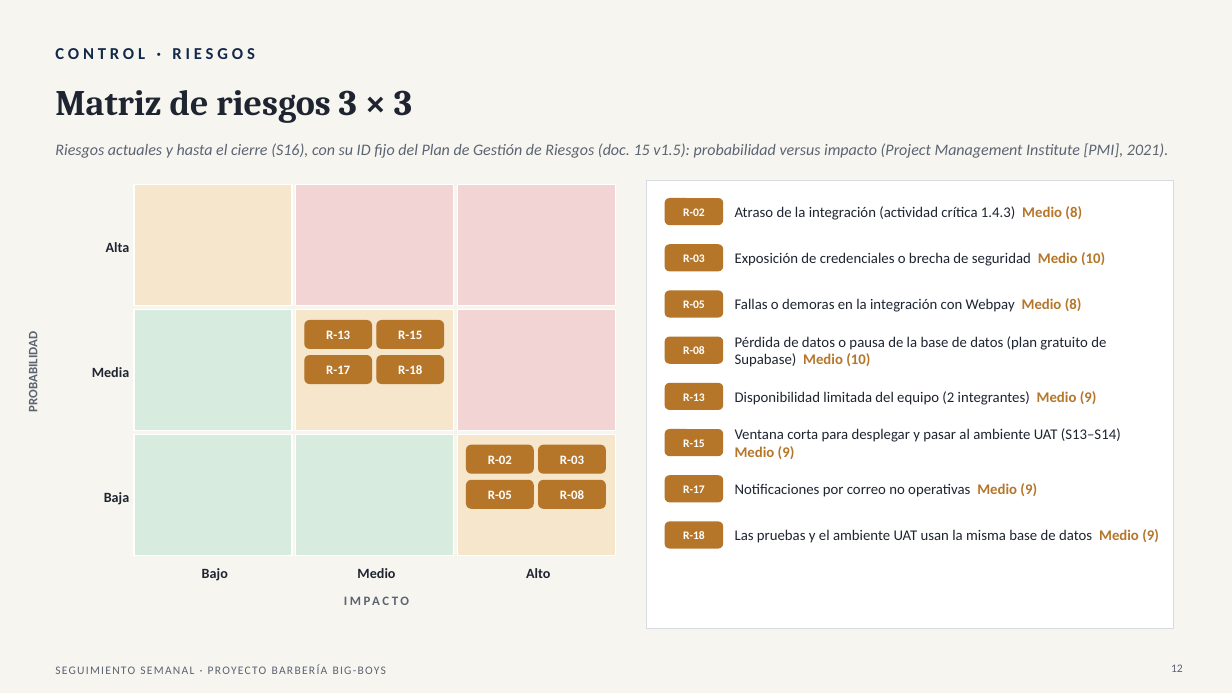
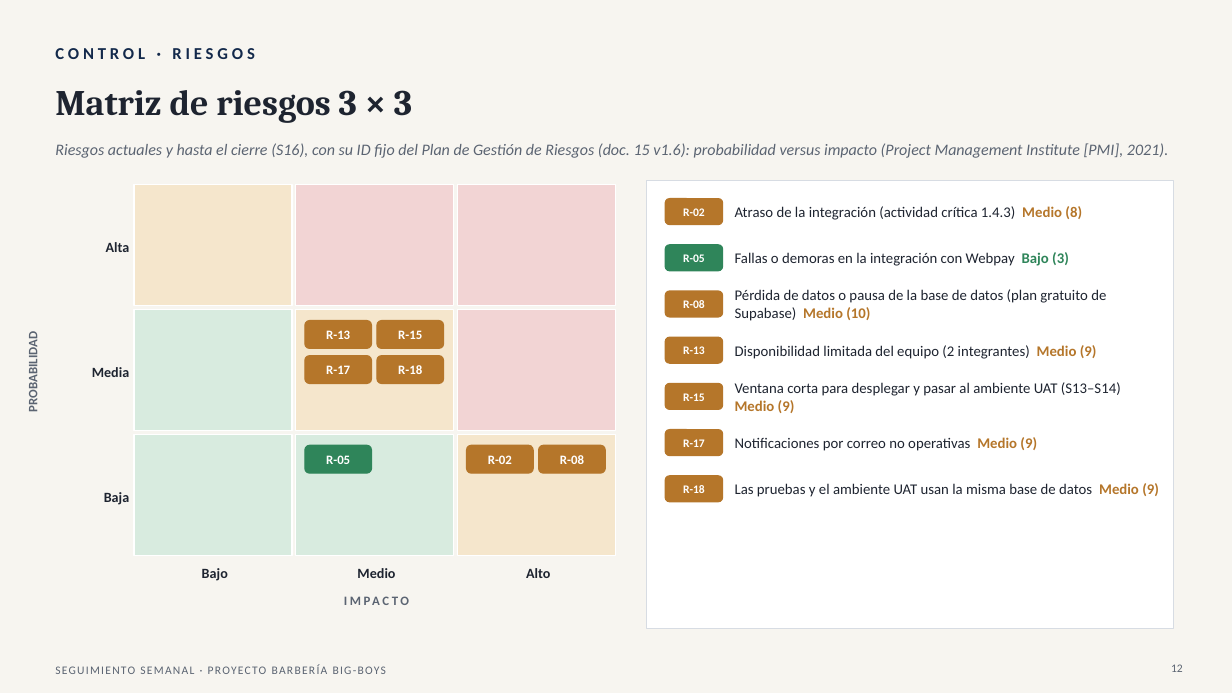
Before and after one commit to Yerko-Rosales/Proyecto_Barberia, a slide deck: slide 12 of Fase 2/Seguimiento semanal/Seguimiento_Roadmap_Proyecto_Barberia_06-11.pptx. Drawn at 1232x693 pixels with LibreOffice and Linux fonts; fonts in the diff are those of the drawing. Boxes give left, top, right and bottom in pixels: in the first picture for what was removed or moved away, otherwise in the second. Text is boxed around its words. In the diff, an @@ line names an element or a change of style, - is before the commit and + after.

Commit message:
Seguimiento 06-11: ajustes al roadmap, avance, prototipo y riesgos
- PPT 06-11 (mismo archivo): informe en curso en S13 (lámina 3), S11 cumplida (lámina 5), capturas del prototipo al 06-11 (lámina 9), R-03 cerrado y R-05 en nivel bajo (láminas 12 y 13).
- Doc. 15 v1.6: R-03 cerrado y R-05 baja a Bajo (P = 1, I = 3); 18 riesgos, 15 activos. Doc. 00 y README al día.
- App: el inicio muestra las 3 sucursales reales en vez de datos de ejemplo (10/10 pruebas).

```diff
--- a/Fase 2/Seguimiento semanal/Seguimiento_Roadmap_Proyecto_Barberia_06-11.pptx
+++ b/Fase 2/Seguimiento semanal/Seguimiento_Roadmap_Proyecto_Barberia_06-11.pptx
@@ text at <box>55,143,1168,158</box>: text changed @@
-Riesgos actuales y hasta el cierre (S16), con su ID fijo del Plan de Gestión de Riesgos (doc. 15 v1.5): probabilidad versus impacto (Project Management Institute [PMI], 2021).
+Riesgos actuales y hasta el cierre (S16), con su ID fijo del Plan de Gestión de Riesgos (doc. 15 v1.6): probabilidad versus impacto (Project Management Institute [PMI], 2021).
@@ rounded rectangle at <box>665,245,723,271</box>: fill #B5762A to #2F855A; outline #B5762A 1 pt to #2F855A 1 pt @@
@@ text removed at <box>683,254,705,262</box> @@
-R-03
@@ text at <box>735,252,1069,266</box>: text changed @@
-Fallas o demoras en la integración con Webpay Medio (8)
+Fallas o demoras en la integración con Webpay Bajo (3)
@@ text removed at <box>735,252,1105,266</box> @@
-Exposición de credenciales o brecha de seguridad Medio (10)
@@ text "R-05": place and size @@
-text "R-05" at <box>488,490,512,499</box>
+text "R-05" at <box>326,455,350,464</box>
@@ rounded rectangle: place and size @@
-rounded rectangle at <box>467,481,533,508</box>
+rounded rectangle at <box>305,445,372,473</box>
@@ rounded rectangle at <box>305,445,372,473</box>: fill #B5762A to #2F855A; outline #B5762A 1 pt to #2F855A 1 pt @@
@@ text "R-08": place and size @@
-text "R-08" at <box>560,490,584,499</box>
+text "R-08" at <box>560,455,584,464</box>
@@ 11 texts: place and size @@
-11 texts at <box>683,300,1159,543</box>
+11 texts at <box>683,254,1159,497</box>
@@ rounded rectangle removed at <box>539,481,605,508</box> @@
@@ rounded rectangle removed at <box>665,522,723,548</box> @@
```
Also in this commit, not shown: 4 other slides changed, 5 other files.
